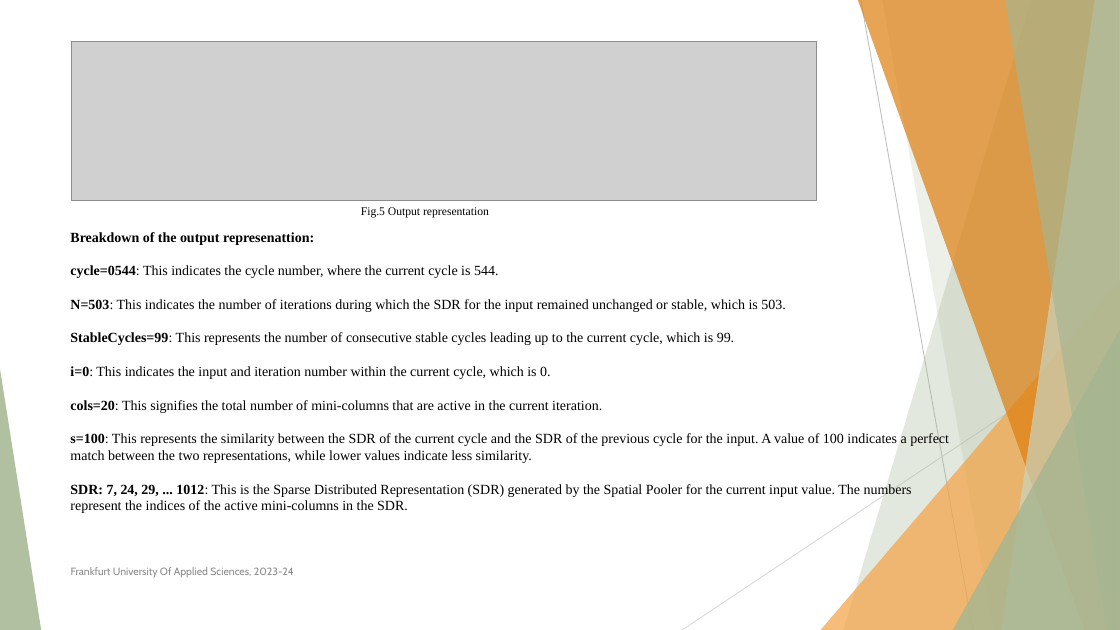
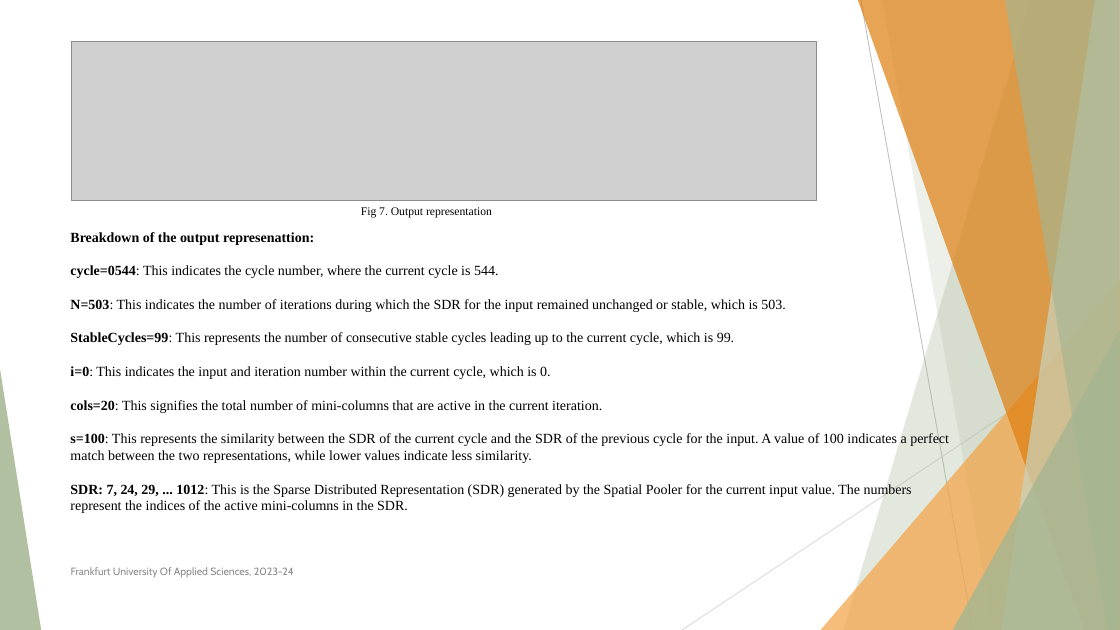
Before and after one commit to MandarGK/neocortexapi, a slide deck: slide 11 of source/Documentation(New Spatial Learning Experiment-2023-2024)/Implement the new Spatial Learning Experiment_TheLazyCoders.pptx. Drawn at 1120x630 pixels with LibreOffice and Linux fonts; fonts in the diff are those of the drawing; grey boxes stand for pictures. Boxes give left, top, right and bottom in pixels: in the first picture for what was removed or moved away, otherwise in the second. Text is boxed around its words. In the diff, an @@ line names an element or a change of style, - is before the commit and + after.

```diff
--- a/source/Documentation(New Spatial Learning Experiment-2023-2024)/Implement the new Spatial Learning Experiment_TheLazyCoders.pptx
+++ b/source/Documentation(New Spatial Learning Experiment-2023-2024)/Implement the new Spatial Learning Experiment_TheLazyCoders.pptx
@@ text at (x1=361, y1=207, x2=492, y2=218): text changed @@
-Fig.5 Output representation
+Fig 7. Output representation
```
Also in this commit, not shown: 3 other slides changed, 2 other files.
